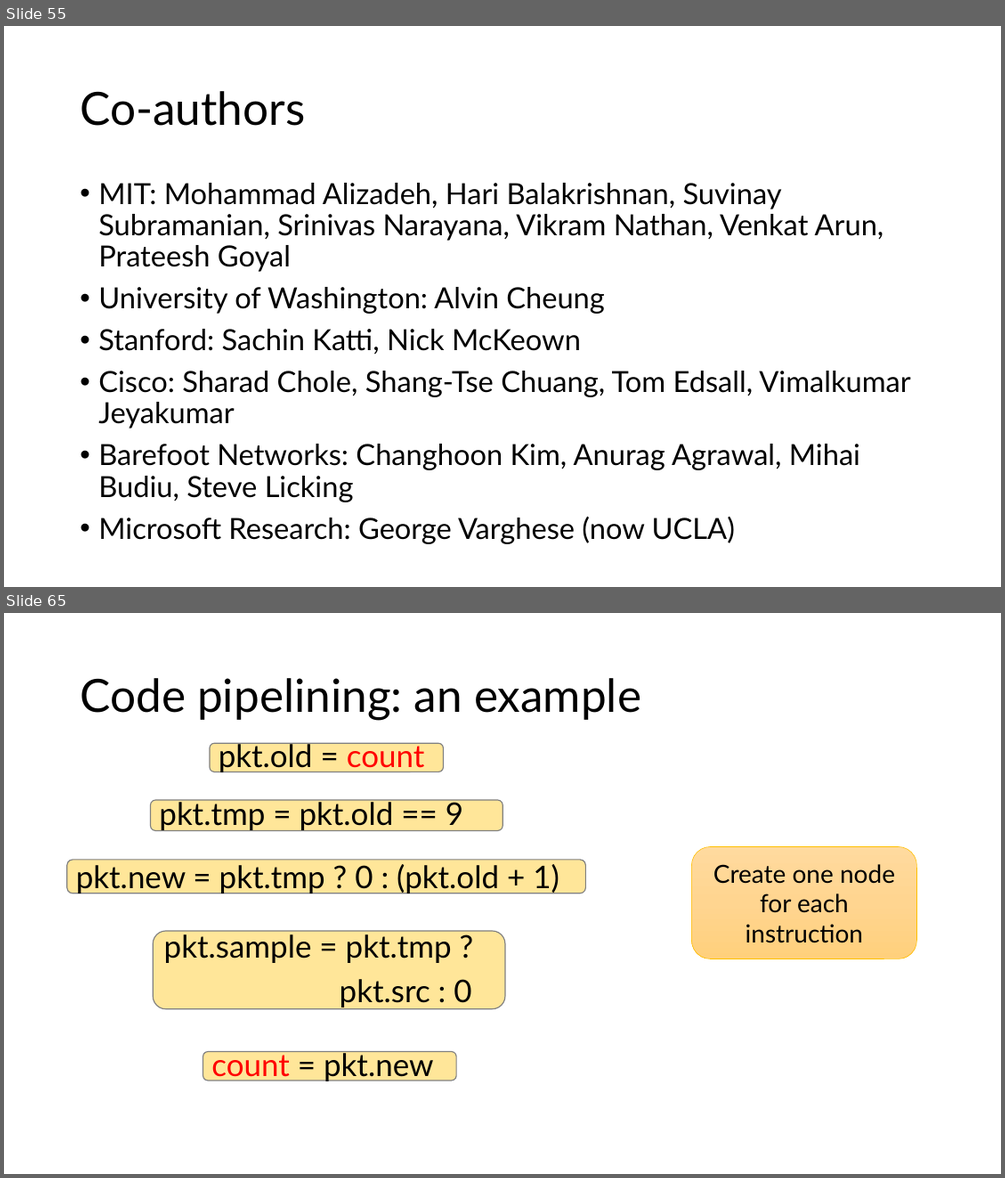
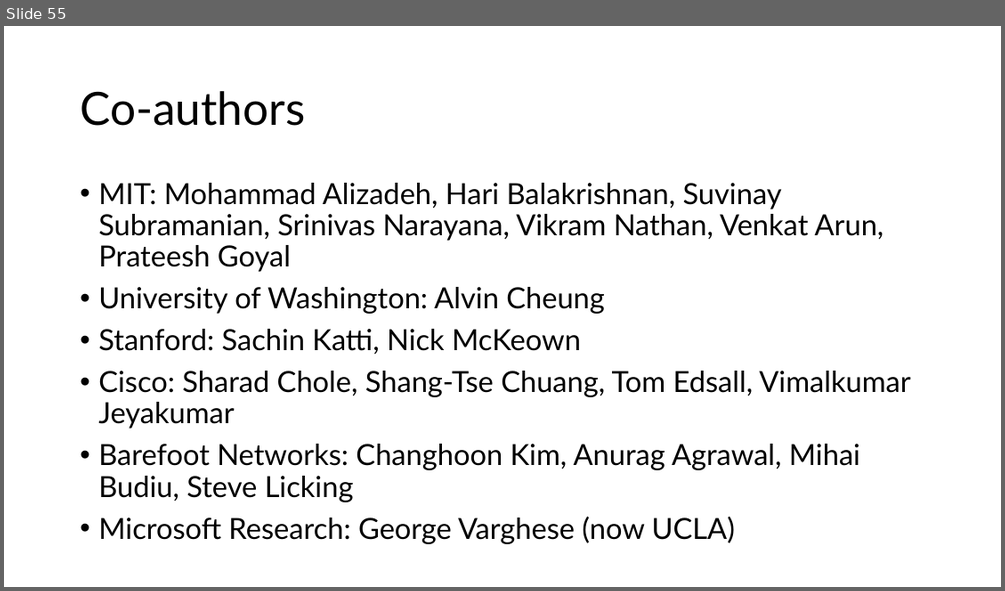
Before and after one commit to anirudhSK/pifo-domino-marple-ppts, a slide deck: uw_talk_for_upload.pptx. Shown one above the other, each under a label of ours: slides 55 and 65 before the commit, slide 55 after it; the slides between them are not shown. The pictures are 1005x1178 and 1005x591 pixels, drawn with LibreOffice and Linux fonts; fonts in the diff are those of the drawing. Boxes give left, top, right and bottom in pixels: in the first picture for what was removed or moved away, otherwise in the second. Text is boxed around its words. In the diff, an @@ line names an element or a change of style, - is before the commit and + after.

```diff
--- a/uw_talk_for_upload.pptx
+++ b/uw_talk_for_upload.pptx
@@ slide 65 removed at bbox=[4, 613, 1001, 1174], background #FFFFFF @@
@@ title removed at bbox=[80, 678, 641, 720] @@
-Code pipelining: an example
@@ rounded rectangle removed at bbox=[210, 743, 443, 771] @@
-pkt.old = count
@@ rounded rectangle removed at bbox=[151, 800, 502, 831] @@
-pkt.tmp = pkt.old == 9
@@ rounded rectangle removed at bbox=[692, 846, 917, 958] @@
-Create one node for each instruction
@@ rounded rectangle removed at bbox=[67, 860, 586, 893] @@
-pkt.new = pkt.tmp ? 0 : (pkt.old + 1)
@@ rounded rectangle removed at bbox=[153, 931, 505, 1008] @@
-pkt.sample = pkt.tmp ?
-pkt.src : 0
@@ rounded rectangle removed at bbox=[202, 1051, 456, 1080] @@
-count = pkt.new
```
Also in this commit, not shown: 63 other slides removed.
